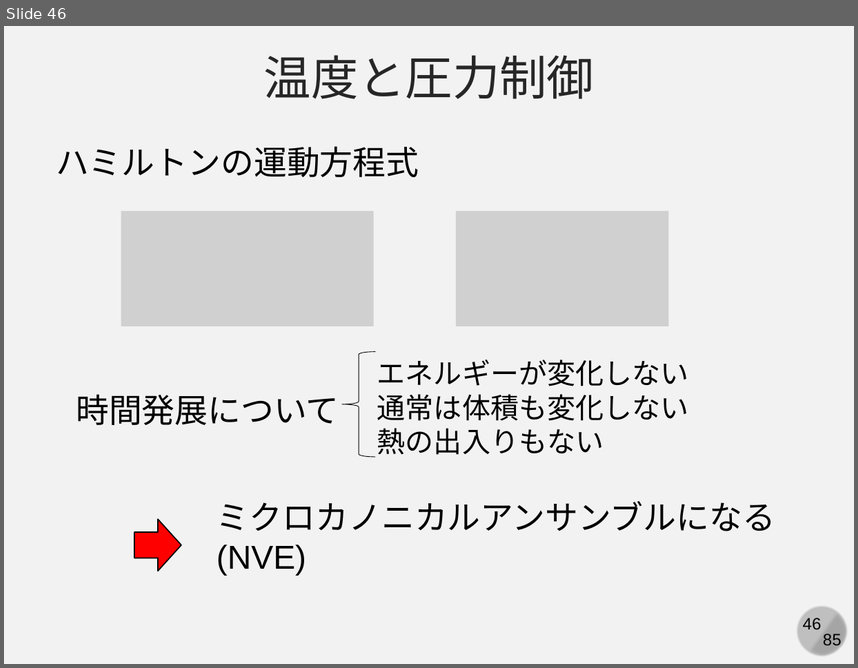
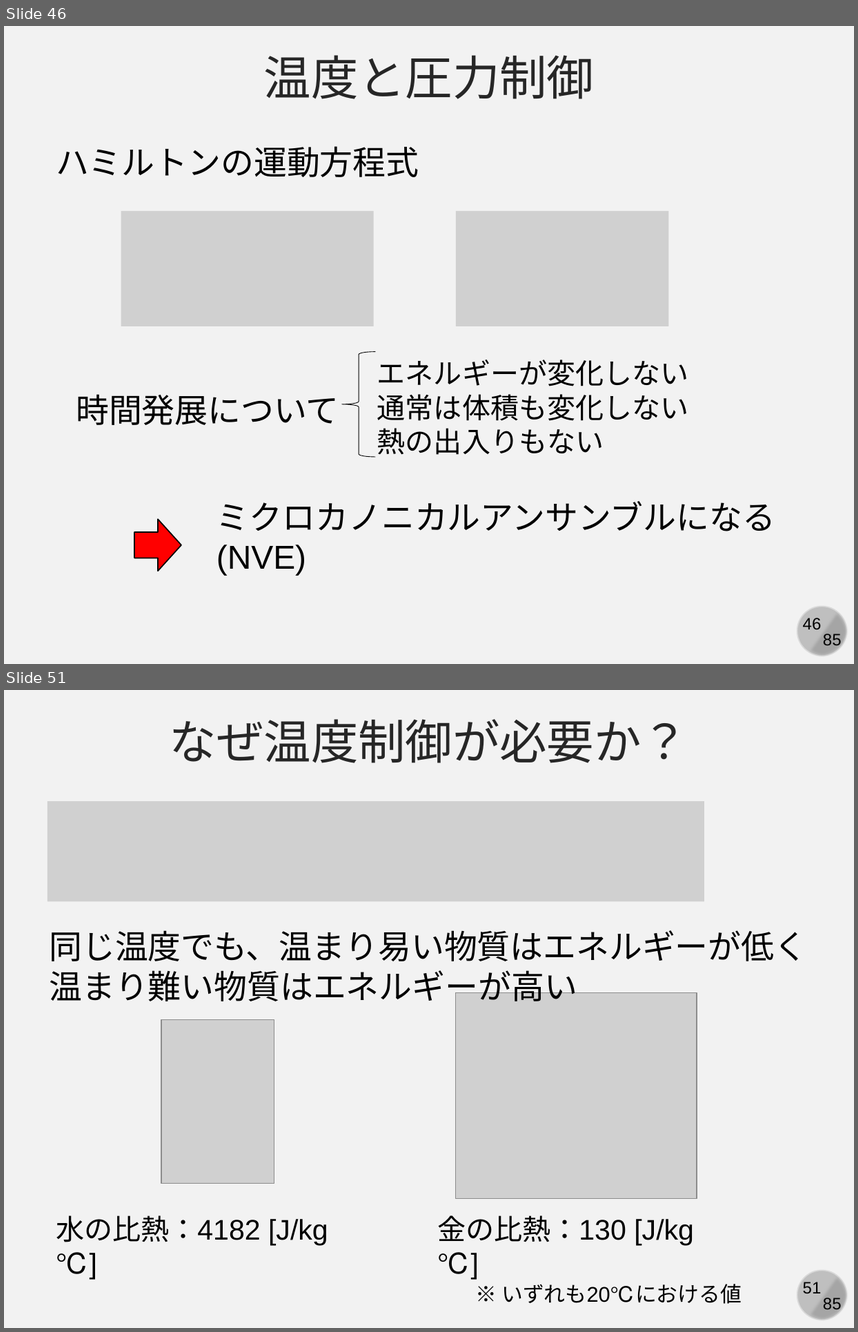
Before and after one commit to kaityo256/simulation_engineering, a slide deck: 06_md_observable/simulation06.pptx. Shown one above the other, each under a label of ours: slide 46 before the commit, slides 46 and 51 after it; the slides between them are not shown. The pictures are 858x668 and 858x1332 pixels, drawn with LibreOffice and Linux fonts; fonts in the diff are those of the drawing; grey boxes stand for pictures. Boxes give left, top, right and bottom in pixels: in the first picture for what was removed or moved away, otherwise in the second. Text is boxed around its words. In the diff, an @@ line names an element or a change of style, - is before the commit and + after.

```diff
--- a/06_md_observable/simulation06.pptx
+++ b/06_md_observable/simulation06.pptx
@@ slide 51 added at (4,690,854,1328), background #F2F2F2; not listed: 4 template elements that a slide beside it also shows @@
@@ text added at (170,719,688,763), 40 pt, text #262626 @@
+なぜ温度制御が必要か？
@@ picture added at (47,801,704,902) @@
@@ text added at (49,930,807,1007), 28 pt, text #000000 @@
+同じ温度でも、温まり易い物質はエネルギーが低く
+温まり難い物質はエネルギーが高い
@@ picture added at (455,993,696,1199) @@
@@ picture added at (161,1020,274,1184) @@
@@ text added at (56,1215,328,1274), 24 pt, text #000000 @@
+水の比熱：4182 [J/kg ℃]
@@ text added at (437,1215,694,1274), 24 pt, text #000000 @@
+金の比熱：130 [J/kg ℃]
@@ text added at (501,1283,742,1303), 18 pt, text #000000 @@
+※ いずれも20℃における値
```
Also in this commit, not shown: 1 slide changed, 7 other slides added.
